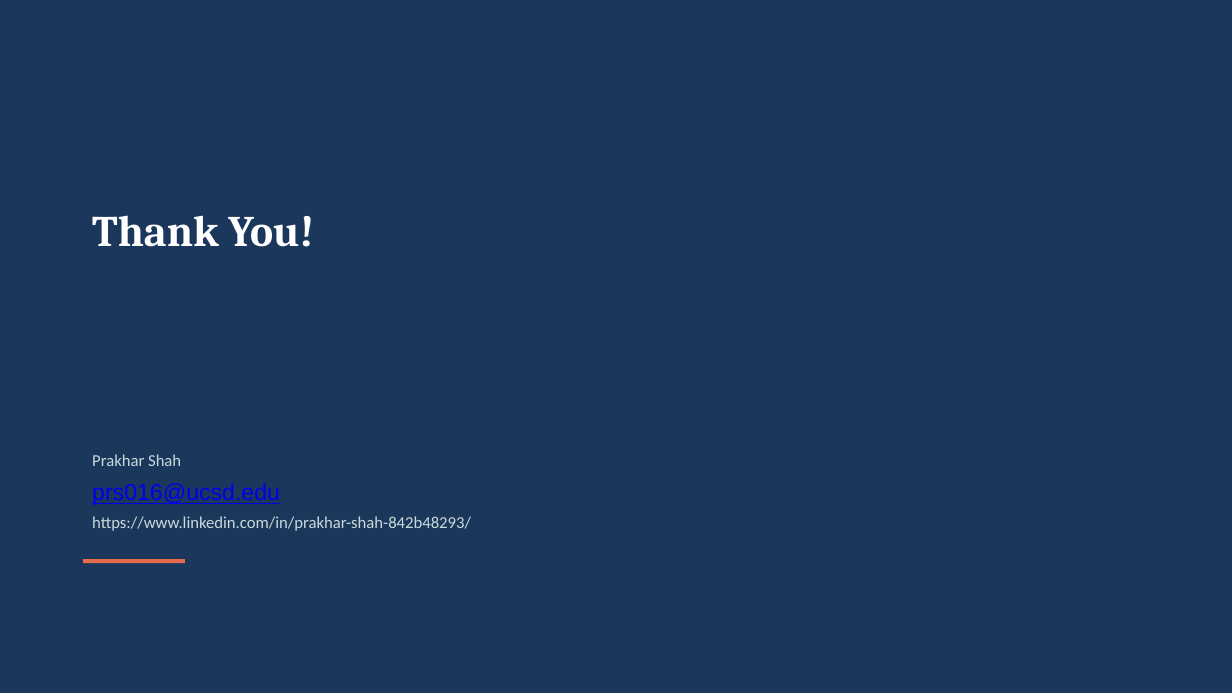
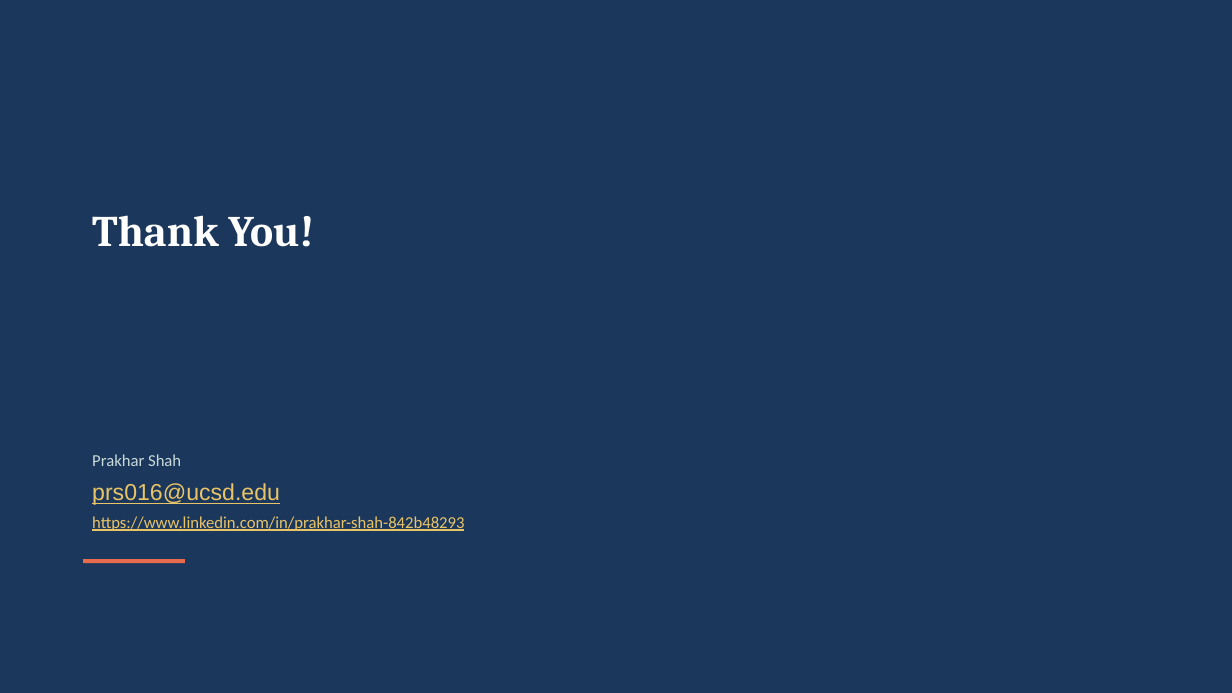
Before and after one commit to prs-016/Persistent-Systems-VUS-RECLASSIFICATION, a slide deck: slide 30 of VUS_Results_final_updated.pptx. Drawn at 1232x693 pixels with LibreOffice and Linux fonts; fonts in the diff are those of the drawing. Boxes give left, top, right and bottom in pixels: in the first picture for what was removed or moved away, otherwise in the second. Text is boxed around its words. In the diff, an @@ line names an element or a change of style, - is before the commit and + after.

Commit message:
Updated slide deck

```diff
--- a/VUS_Results_final_updated.pptx
+++ b/VUS_Results_final_updated.pptx
@@ text at box(92, 483, 280, 505): text colour #0000EE to #E9C467 in "prs016@ucsd.edu" @@
@@ text at box(92, 516, 464, 531): text changed; text colour #C9DADA to #E9C467 @@
-https://www.linkedin.com/in/prakhar-shah-842b48293/
+https://www.linkedin.com/in/prakhar-shah-842b48293
```
Also in this commit, not shown: 1 other slide changed.
